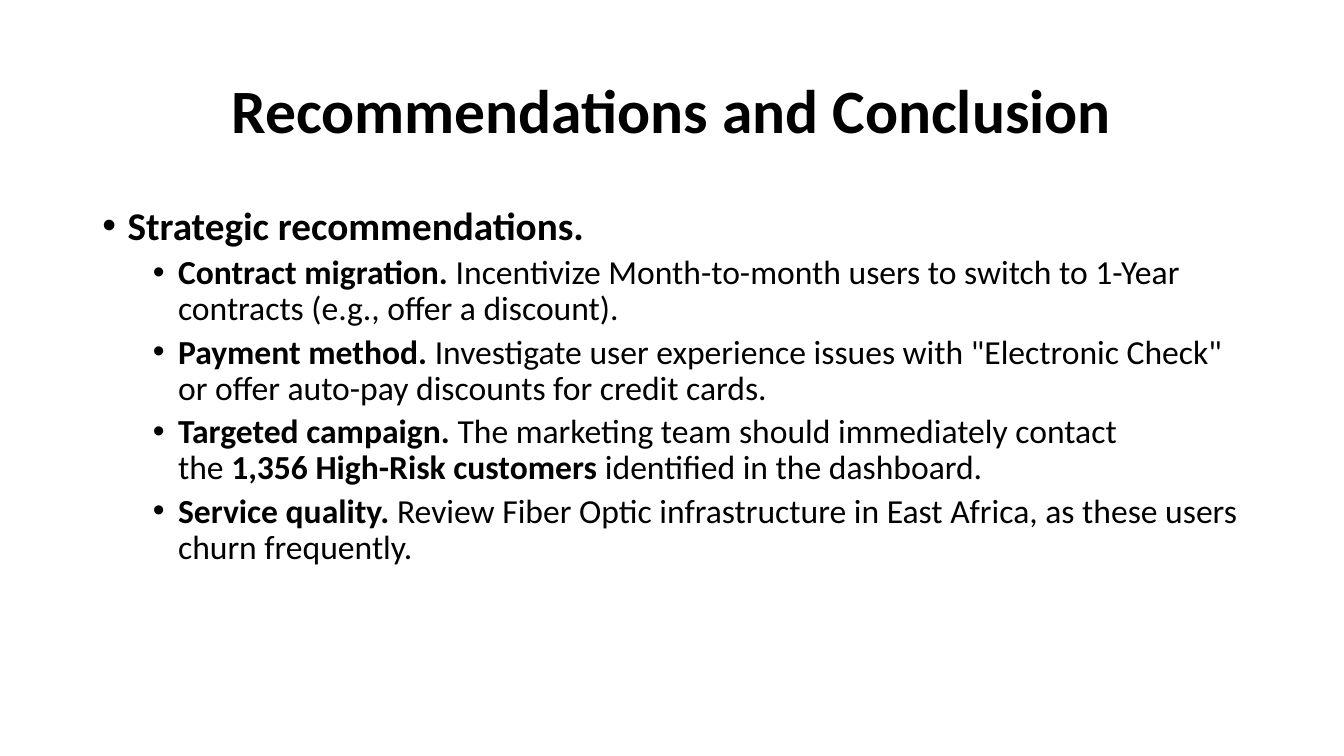
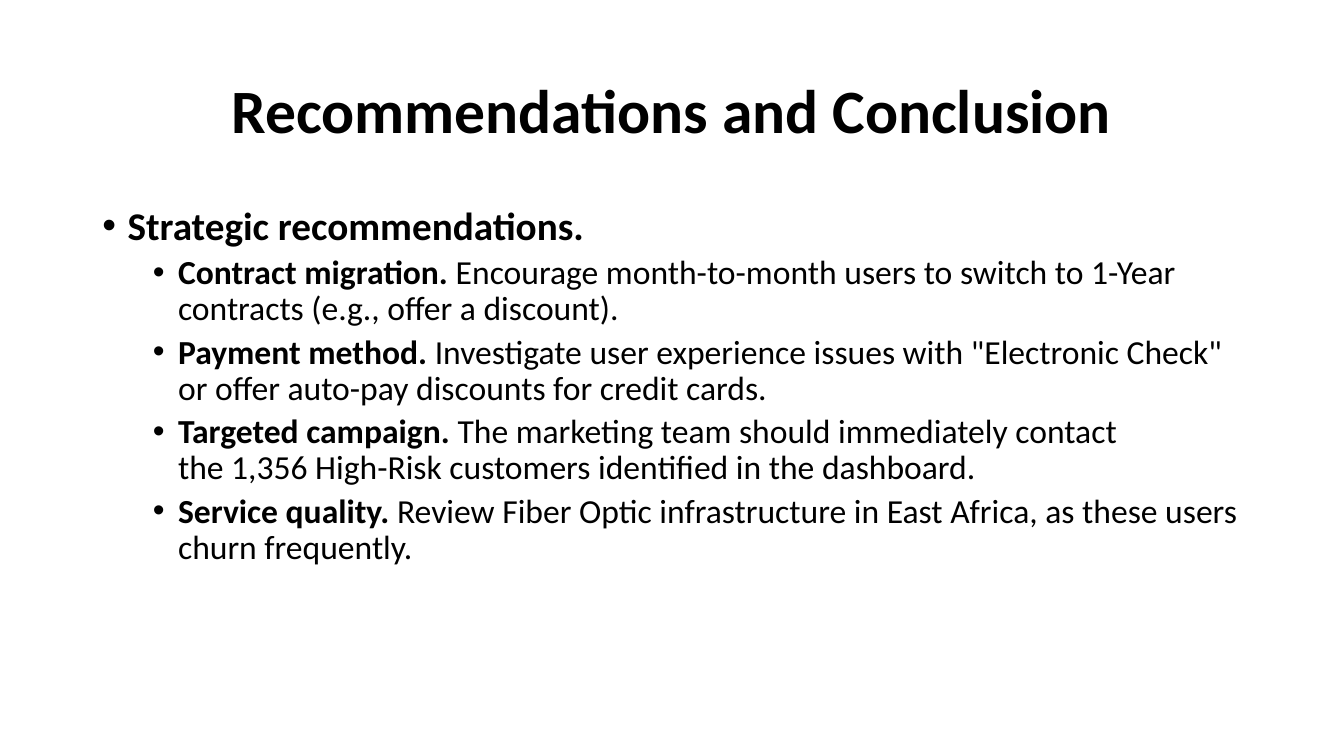
Before and after one commit to johnsteven9988776655/East_african_telecom_customer_churn, a slide deck: slide 15 of TELECOM CUSTOMER CHURN PREDICTION ANALYSIS.pptx. Drawn at 1344x756 pixels with LibreOffice and Linux fonts; fonts in the diff are those of the drawing. Boxes give left, top, right and bottom in pixels: in the first picture for what was removed or moved away, otherwise in the second. Text is boxed around its words. In the diff, an @@ line names an element or a change of style, - is before the commit and + after.

```diff
--- a/TELECOM CUSTOMER CHURN PREDICTION ANALYSIS.pptx
+++ b/TELECOM CUSTOMER CHURN PREDICTION ANALYSIS.pptx
@@ text at box(178, 260, 1175, 326): text changed @@
-  • Contract migration. Incentivize Month-to-month users to switch to 1-Year contracts (e.g., offer a discount).
+  • Contract migration. Encourage month-to-month users to switch to 1-Year contracts (e.g., offer a discount).
@@ text at box(178, 419, 1116, 485): bold off in "1,356 High-Risk customers" @@
```
Also in this commit, not shown: 3 other slides changed.
